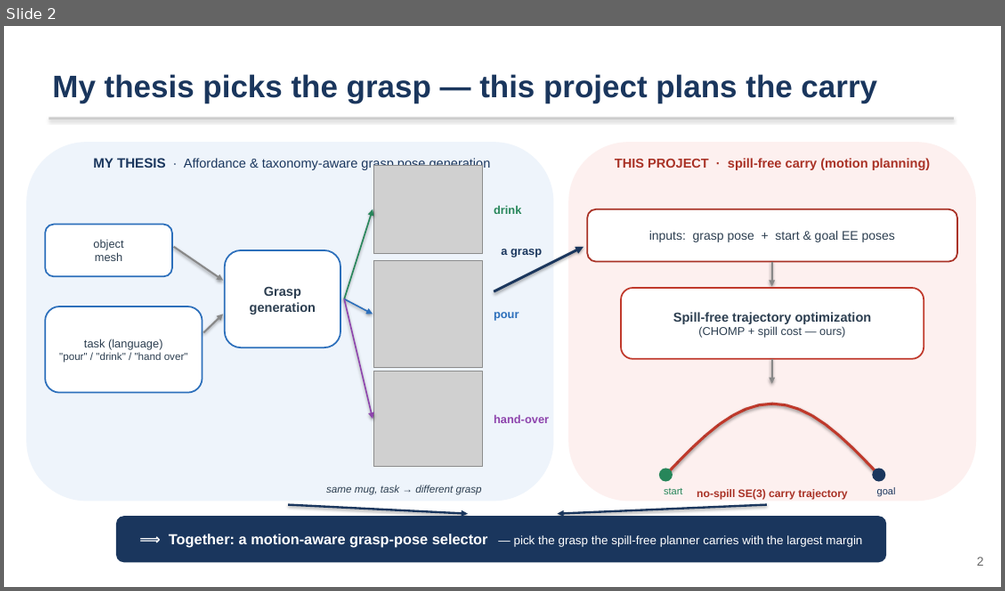
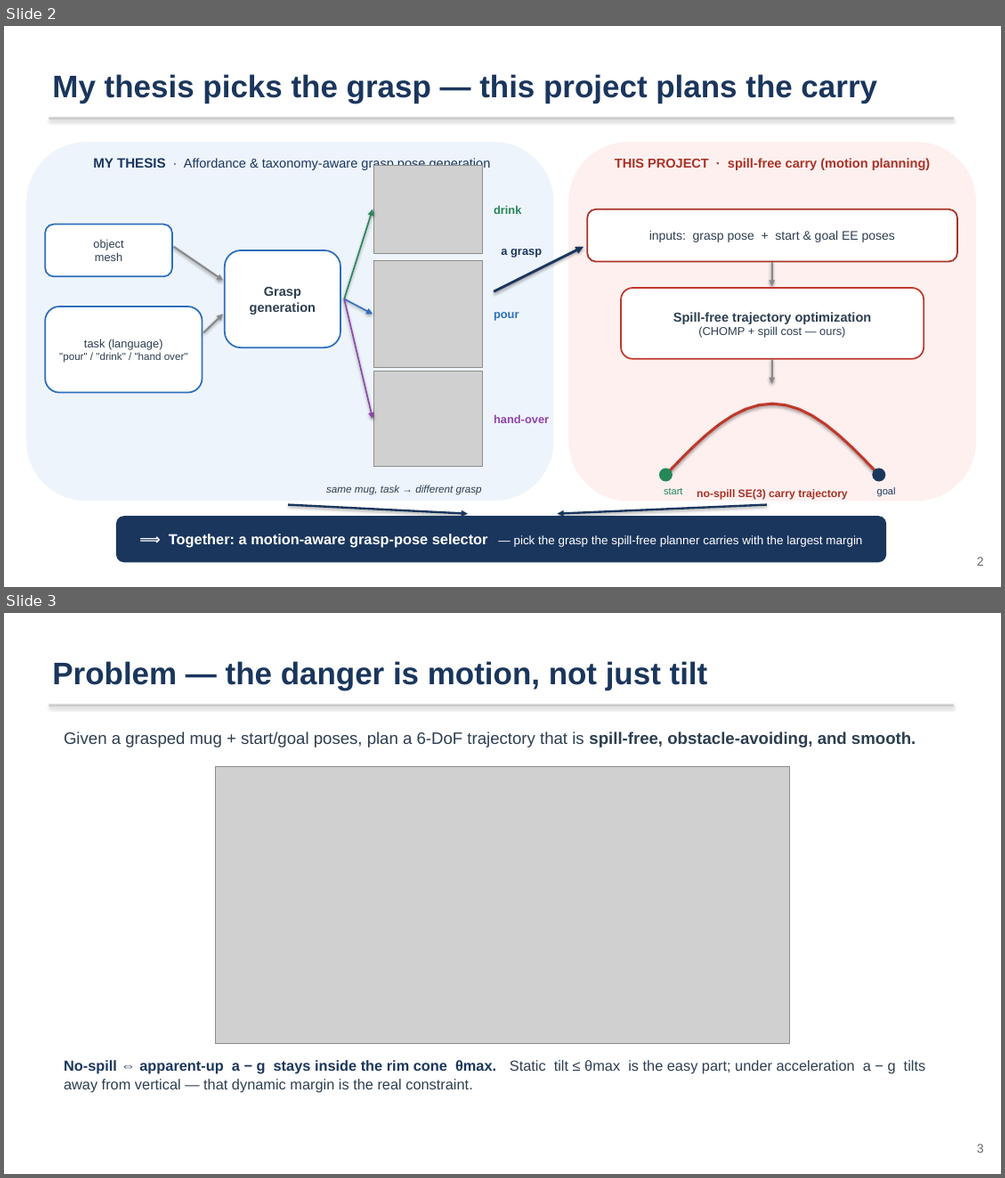
Before and after one commit to jihoon3125/spill-free-mug-trasport, a slide deck: docs/slides_proposal_editable.pptx. Shown one above the other, each under a label of ours: slide 2 before the commit, slides 2 and 3 after it. The pictures are 1005x591 and 1005x1178 pixels, drawn with LibreOffice and Linux fonts; fonts in the diff are those of the drawing; grey boxes stand for pictures. Boxes give left, top, right and bottom in pixels: in the first picture for what was removed or moved away, otherwise in the second. Text is boxed around its words. In the diff, an @@ line names an element or a change of style, - is before the commit and + after.

```diff
--- a/docs/slides_proposal_editable.pptx
+++ b/docs/slides_proposal_editable.pptx
@@ slide 3 added at (4,613,1001,1174), background #FFFFFF @@
@@ text added at (52,661,708,690), 30 pt, text #1A365D, bold @@
+Problem — the danger is motion, not just tilt
@@ rectangle added at (48,705,954,706), fill #CCCCCC @@
@@ text added at (64,731,915,747), 16 pt, text #2C3E50 @@
+Given a grasped mug + start/goal poses, plan a 6-DoF trajectory that is spill-free, obstacle-avoiding, and smooth.
@@ picture added at (216,766,790,1043) @@
@@ text added at (64,1060,925,1092), 14 pt, text #2C3E50 @@
+No-spill ⇔ apparent-up a − g stays inside the rim cone θmax. Static tilt ≤ θmax is the easy part; under acceleration a − g tilts away from vertical — that dynamic margin is the real constraint.
@@ text added at (977,1143,984,1152), 12 pt, text #666666 @@
+3
```
Also in this commit, not shown: 4 slides changed, 1 other slide added, 3 slides removed, 8 other files.
